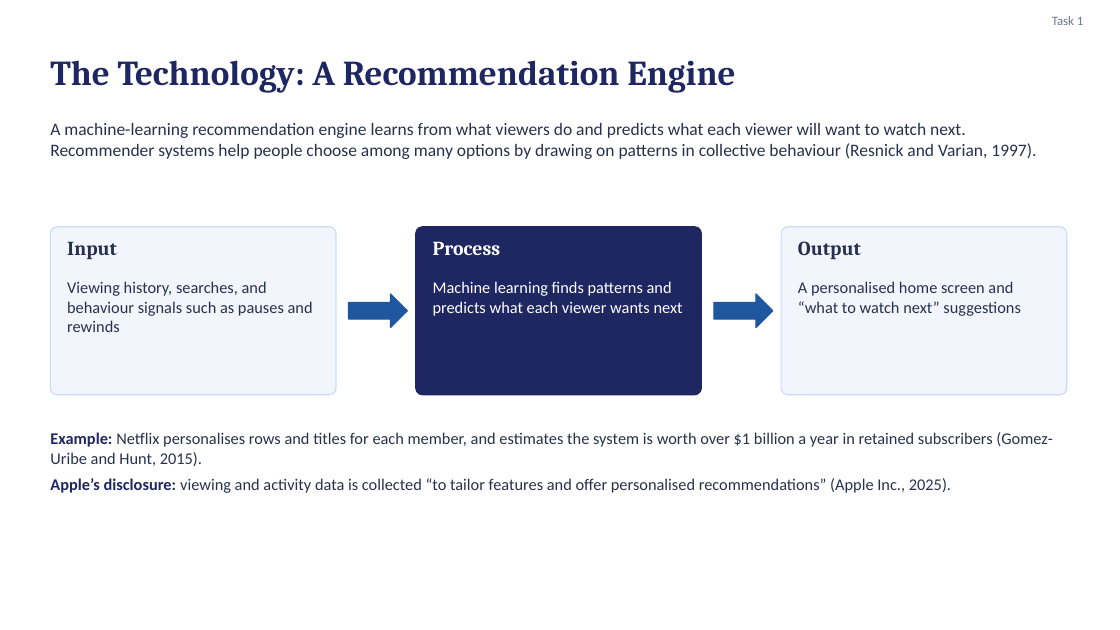
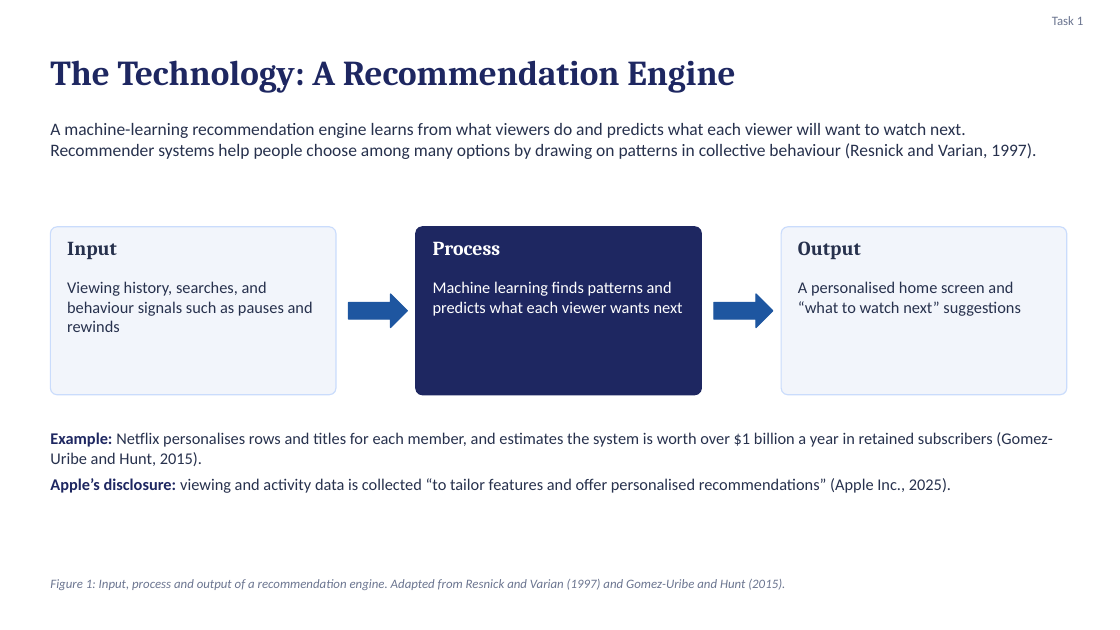
Before and after one commit to karanrg22-svg/skill, a slide deck: slide 3 of Earning-the-Signal_revised.pptx. Drawn at 1120x630 pixels with LibreOffice and Linux fonts; fonts in the diff are those of the drawing. Boxes give left, top, right and bottom in pixels: in the first picture for what was removed or moved away, otherwise in the second. Text is boxed around its words. In the diff, an @@ line names an element or a change of style, - is before the commit and + after.

```diff
--- a/Earning-the-Signal_revised.pptx
+++ b/Earning-the-Signal_revised.pptx
@@ text added at box(50, 579, 785, 590), 11 pt, text #6B7590, italic @@
+Figure 1: Input, process and output of a recommendation engine. Adapted from Resnick and Varian (1997) and Gomez-Uribe and Hunt (2015).
```
Also in this commit, not shown: 7 other slides changed.
